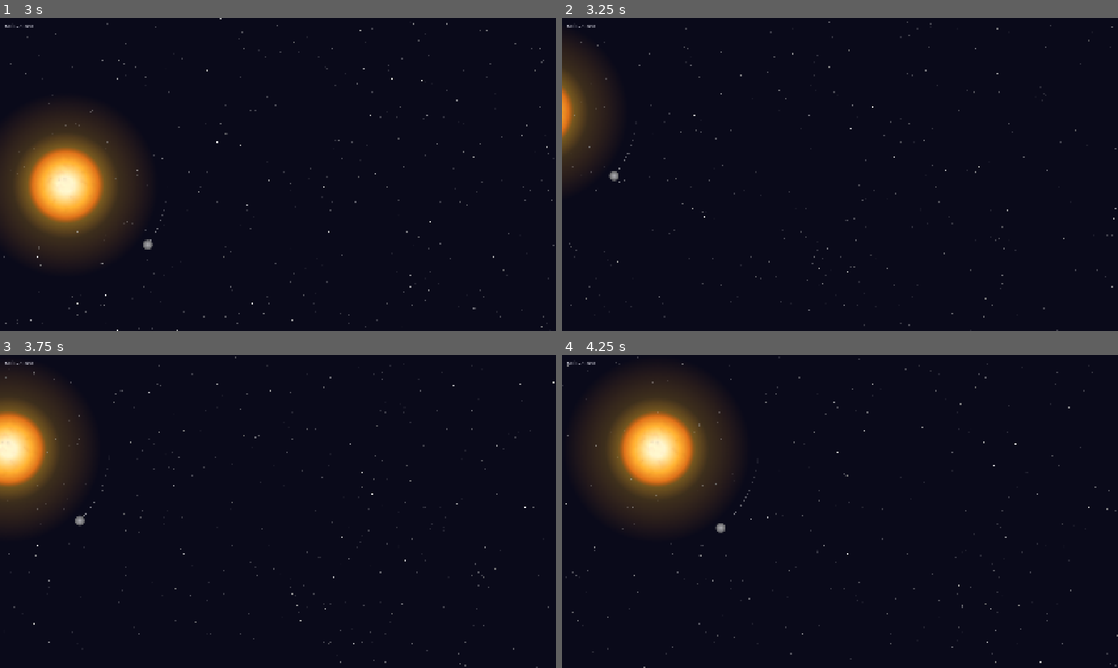
Above: before the commit, frames 1-4 (two rows, left to right).
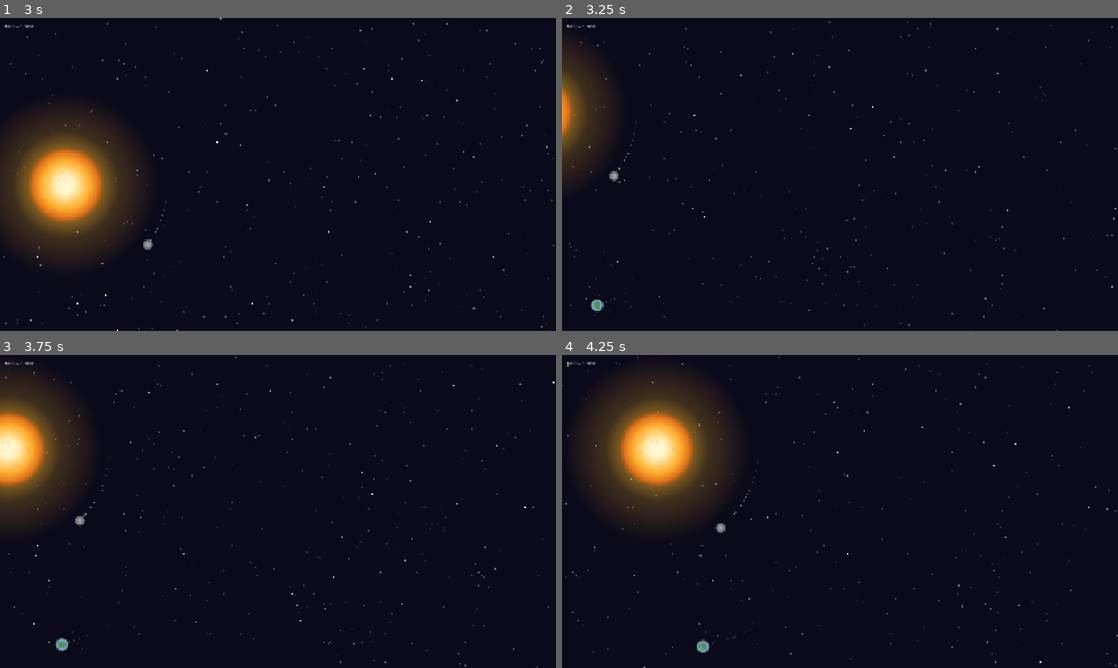
Above: after the commit, the same moments.

Repository: avantgardian/godot-space-idle
Game: Godot game, scene res://scenes/main.tscn
Same seed, same stepped clock (60 frames per second), same inputs: the game is played once before the commit and once after it.
Inputs (mouse positions are in pixels of both pictures, inside the frame that each line leads up to):
- Up to frame 1 (3 s): tap Enter at 0.5 s; move the mouse to (400, 158) at 0.52 s; hold Right (ui_right) 0.53-1.25 s; click (400, 158) at 0.67 s; drag from (166, 190) to (250, 237) at 1.27 s; move the mouse to (333, 105) at 2.02 s; hold Right (ui_right) 2.03-2.75 s; click (333, 105) at 2.17 s; drag from (250, 237) to (111, 127) at 2.77 s
- Up to frame 2 (3.25 s): no input
- Up to frame 3 (3.75 s): move the mouse to (444, 558) at 3.52 s; hold Left (ui_left) from 3.53 s (still down); click (444, 558) at 3.67 s
- Up to frame 4 (4.25 s): keep holding Left (ui_left)

Frame 1 is identical in both runs. In frame 2, less than 0.1% of the frame differs, in the area x 5-12%, y 87-94%; in frame 3, less than 0.1%; in frame 4, less than 0.1%, in the area x 24-34%, y 87-96%.

Commit message:
add Earth as third planet with orbital mechanics and procedural texture

Diff:
--- a/scenes/main.tscn
+++ b/scenes/main.tscn
@@ -1,8 +1,9 @@
-[gd_scene load_steps=3 format=3 uid="uid://b6cwmx4lhjm7t"]
+[gd_scene load_steps=4 format=3 uid="uid://b6cwmx4lhjm7t"]
 
 [ext_resource type="Script" path="res://scripts/main.gd" id="1_3ceyx"]
 [ext_resource type="Script" path="res://scripts/mercury.gd" id="2_3ceyz"]
 [ext_resource type="Script" path="res://scripts/venus.gd" id="3_bfxyz"]
+[ext_resource type="Script" path="res://scripts/earth.gd" id="4_3cexz"]
 
 [node name="Main" type="Node2D"]
 script = ExtResource("1_3ceyx")
@@ -25,6 +26,9 @@
 [node name="Venus" type="Node2D" parent="."]
 script = ExtResource("3_bfxyz")
 
+[node name="Earth" type="Node2D" parent="."]
+script = ExtResource("4_3cexz")
+
 [node name="UI" type="CanvasLayer" parent="."]
 layer = 1
 
--- a/scripts/asteroid.gd
+++ b/scripts/asteroid.gd
@@ -3,6 +3,7 @@
 const GM_UNIT: float = 4.0 * PI * PI * 350.0 * 350.0 * 350.0 / (30.0 * 30.0)
 
 var sun_mass: float = 1.0
+var mass: float = 0.0
 var _pos: Vector2
 var _vel: Vector2
 var _trail: PackedVector2Array
@@ -54,6 +55,7 @@
 	add_child(_sprite)
 
 func spawn():
+	mass = randf_range(0.005, 0.02)
 	var spawn_r := randf_range(900.0, 1200.0)
 	var entry_angle := randf_range(0.0, TAU)
 	_pos = Vector2(cos(entry_angle), sin(entry_angle)) * spawn_r
--- /dev/null
+++ b/scripts/earth.gd
@@ -0,0 +1,101 @@
+extends Node2D
+
+@export var orbit_radius: float = 700.0
+@export var orbit_period: float = 78.0
+@export var start_angle: float = 1.0
+
+const G: float = 1.0
+
+var sun_mass: float = 1.0
+var _pos: Vector2
+var _vel: Vector2
+var _dead: bool = false
+var _respawn_timer: float = 0.0
+var _trail: PackedVector2Array
+var _trail_tick: int = 0
+var _sprite: Sprite2D
+
+signal collided_with_sun
+
+func _ready():
+	_generate_texture()
+	_reset()
+
+func _generate_texture():
+	var size := 48
+	var image := Image.create(size, size, false, Image.FORMAT_RGBA8)
+	image.fill(Color.TRANSPARENT)
+	var cx := size / 2.0
+	var cy := size / 2.0
+	for x in range(size):
+		for y in range(size):
+			var dx := x - cx
+			var dy := y - cy
+			var dist := sqrt(dx * dx + dy * dy)
+			var max_r := size / 2.0 - 1
+			if dist <= max_r:
+				var t := dist / max_r
+				var brightness := 0.7 + 0.3 * (1.0 - t)
+				var c: Color
+				if t < 0.3:
+					c = Color(0.3 * brightness, 0.6 * brightness, 0.4 * brightness)
+				elif t < 0.6:
+					c = Color(0.4 * brightness, 0.7 * brightness, 0.5 * brightness)
+				else:
+					c = Color(0.6 * brightness, 0.8 * brightness, 0.9 * brightness)
+				var alpha := 1.0
+				if t > 0.85:
+					alpha = 1.0 - (t - 0.85) / 0.15
+				image.set_pixel(x, y, Color(c.r, c.g, c.b, alpha))
+	_sprite = Sprite2D.new()
+	_sprite.texture = ImageTexture.create_from_image(image)
+	_sprite.centered = true
+	add_child(_sprite)
+
+func _reset():
+	var gm := _initial_gm()
+	_pos = Vector2(orbit_radius * cos(start_angle), orbit_radius * sin(start_angle))
+	var tangent := Vector2(-_pos.y, _pos.x).normalized()
+	_vel = tangent * sqrt(gm / orbit_radius)
+	_dead = false
+	visible = true
+	_trail.clear()
+
+func _initial_gm() -> float:
+	return 4.0 * PI * PI * orbit_radius * orbit_radius * orbit_radius / (orbit_period * orbit_period)
+
+func _process(delta):
+	if _dead:
+		_respawn_timer += delta
+		if _respawn_timer >= 2.0:
+			_respawn_timer = 0.0
+			_reset()
+		return
+
+	var gm := _initial_gm() * sun_mass
+	var r2 := _pos.length_squared()
+	if r2 < 1.0:
+		r2 = 1.0
+	var r := sqrt(r2)
+	var acc := -gm / r2 * _pos / r
+	_vel += acc * delta
+	_pos += _vel * delta
+	position = _pos
+
+	var sun_r := (128.0 + sqrt(sun_mass) * 8.0) * 0.85 + 24.0
+	if r < sun_r:
+		_dead = true
+		_respawn_timer = 0.0
+		visible = false
+		collided_with_sun.emit()
+
+	_trail_tick += 1
+	if _trail_tick % 2 == 0:
+		_trail.append(position)
+		if _trail.size() > 1200:
+			_trail.remove_at(0)
+
+func get_trail() -> PackedVector2Array:
+	if _dead or _trail.size() < 2:
+		return PackedVector2Array()
+	return _trail
--- a/scripts/main.gd
+++ b/scripts/main.gd
@@ -49,8 +49,10 @@
 	_setup_camera()
 	$Mercury.collided_with_sun.connect(_on_mercury_collided)
 	$Venus.collided_with_sun.connect(_on_venus_collided)
+	$Earth.collided_with_sun.connect(_on_earth_collided)
 	_mass_label = $UI/MassLabel as Label
 	_create_venus_orbit_line()
+	_create_earth_orbit_line()
 
 func _generate_star_layers():
 	var rng := RandomNumberGenerator.new()
@@ -320,6 +322,18 @@
 	add_child(line)
 	move_child(line, $Venus.get_index())
 
+func _create_earth_orbit_line():
+	var line := Line2D.new()
+	line.name = "EarthOrbit"
+	line.width = 1.5
+	line.antialiased = true
+	var grad := Gradient.new()
+	grad.set_color(0, Color(0.3, 0.6, 1.0, 0.0))
+	grad.set_color(1, Color(0.3, 0.6, 1.0, 0.4))
+	line.gradient = grad
+	add_child(line)
+	move_child(line, $Earth.get_index())
+
 func _setup_camera():
 	var camera := $Camera2D as Camera2D
 	camera.zoom = Vector2(1, 1)
@@ -348,6 +362,11 @@
 	if venus_line:
 		venus_line.points = $Venus.get_trail()
 	$Venus.sun_mass = sun_mass
+
+	var earth_line := $EarthOrbit as Line2D
+	if earth_line:
+		earth_line.points = $Earth.get_trail()
+	$Earth.sun_mass = sun_mass
 
 	for i in range(_asteroids.size() - 1, -1, -1):
 		var a := _asteroids[i] as Node2D
@@ -469,6 +488,21 @@
 	add_child(ring)
 	_impact_rings.append({ ring = ring, timer = 1.2 })
 
+func _on_earth_collided():
+	_collision_flash = max(_collision_flash, 1.0)
+	var ring := Line2D.new()
+	ring.default_color = Color(0.3, 0.7, 1.0, 0.7)
+	ring.width = 3.5
+	ring.antialiased = true
+	var pts := PackedVector2Array()
+	var seg := 72
+	for i in range(seg + 1):
+		var a := (float(i) / seg) * TAU
+		pts.append(Vector2(cos(a), sin(a)))
+	ring.points = pts
+	add_child(ring)
+	_impact_rings.append({ ring = ring, timer = 1.5 })
+
 func _spawn_asteroid():
 	var a := Node2D.new()
 	a.set_script(_ASTEROID_SCRIPT)
@@ -478,7 +512,8 @@
 	add_child(a)
 	_asteroids.append(a)
 
-func _on_asteroid_collided(_a: Node2D):
+func _on_asteroid_collided(ast: Node2D):
+	sun_mass += ast.mass
 	_collision_flash = max(_collision_flash, 0.2)
 	var ring := Line2D.new()
 	ring.default_color = Color(1, 0.7, 0.3, 0.3)
@@ -487,8 +522,8 @@
 	var pts := PackedVector2Array()
 	var seg := 24
 	for i in range(seg + 1):
-		var a := (float(i) / seg) * TAU
-		pts.append(Vector2(cos(a), sin(a)))
+		var angle := (float(i) / seg) * TAU
+		pts.append(Vector2(cos(angle), sin(angle)))
 	ring.points = pts
 	add_child(ring)
 	_impact_rings.append({ ring = ring, timer = 0.4 })
@@ -532,7 +567,7 @@
 		var sun_screen: Vector2 = camera.get_canvas_transform() * $Sun.position
 		var on_sun: bool = sun_screen.distance_to(event.position) < 60.0
 		if event.button_index == MOUSE_BUTTON_LEFT and on_sun:
-			sun_mass += 0.5
+			sun_mass += 0.01
 			return
 		if event.button_index == MOUSE_BUTTON_LEFT or event.button_index == MOUSE_BUTTON_MIDDLE:
 			_dragging = true
Not shown, added: scripts/earth.gd.uid
